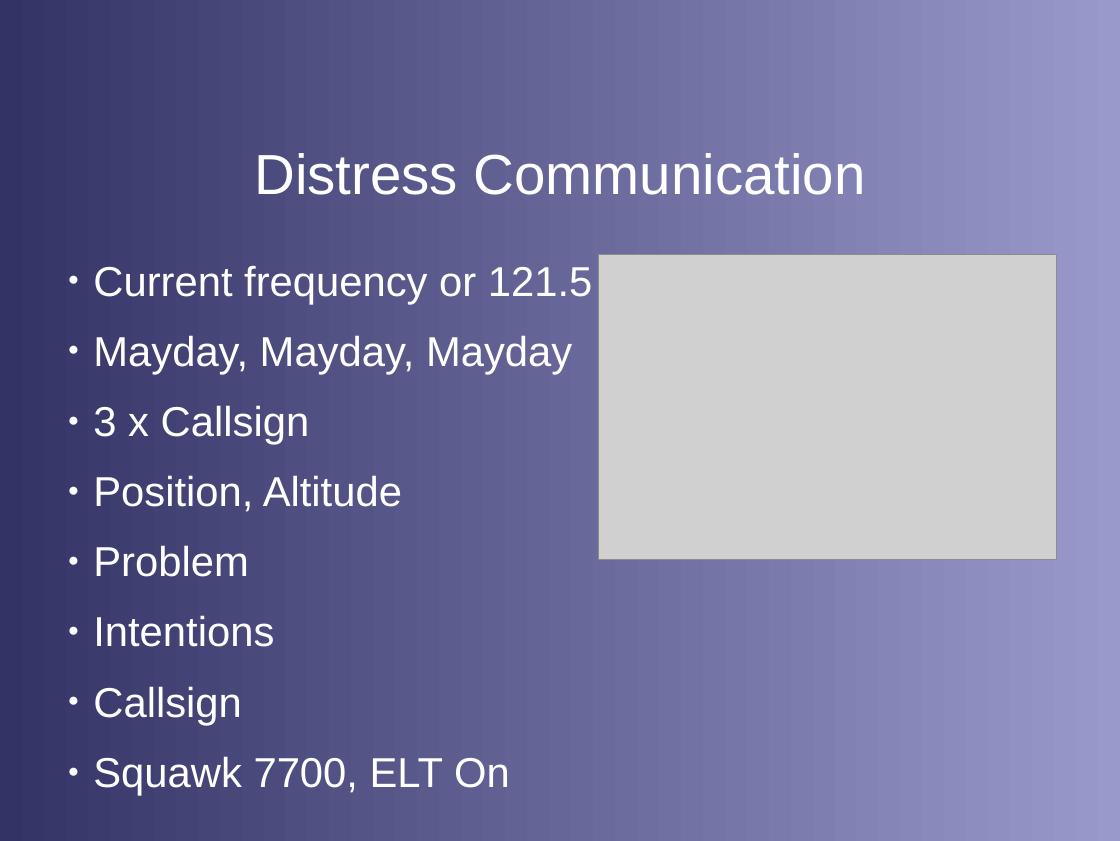
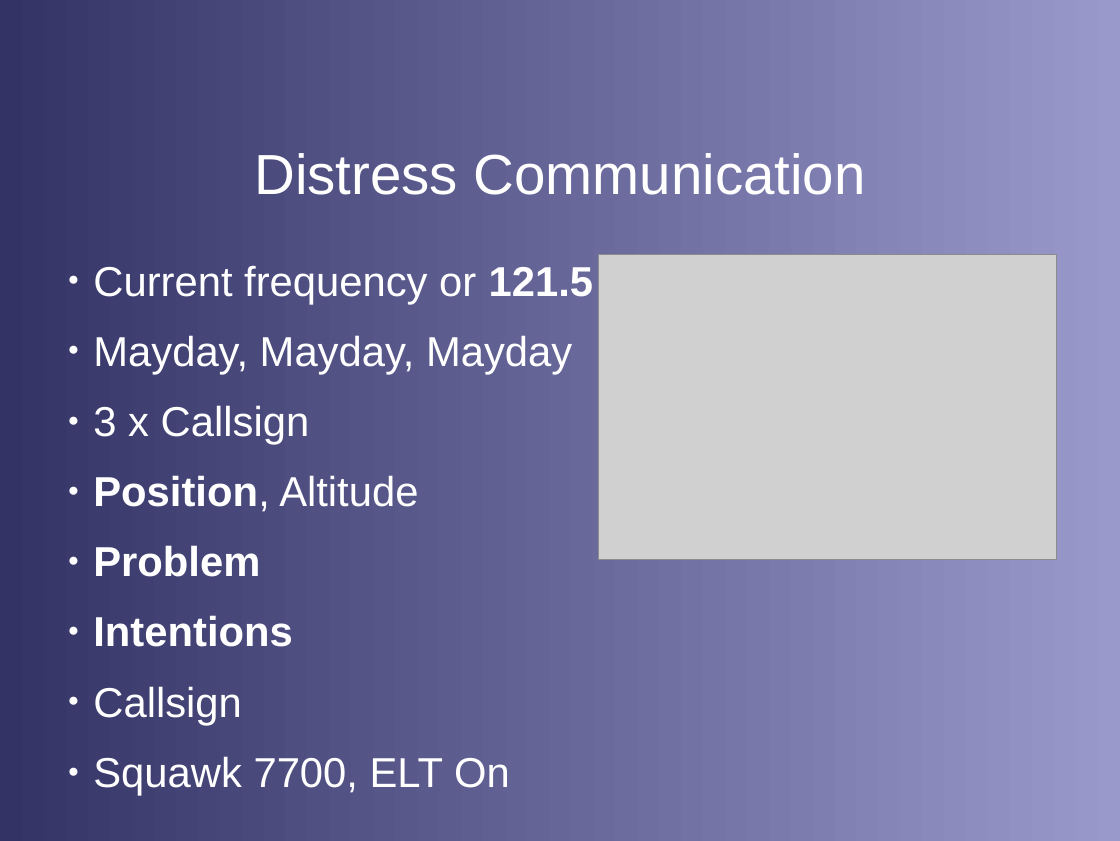
Before and after one commit to stephanheinemann/flight, a slide deck: slide 12 of FI/ForcedLanding/ForcedLanding.odp. Drawn at 1120x841 pixels with LibreOffice and Linux fonts; fonts in the diff are those of the drawing; grey boxes stand for pictures; background and template pictures are left out. Boxes give left, top, right and bottom in pixels: in the first picture for what was removed or moved away, otherwise in the second. Text is boxed around its words. In the diff, an @@ line names an element or a change of style, - is before the commit and + after.

```diff
--- a/FI/ForcedLanding/ForcedLanding.odp
+++ b/FI/ForcedLanding/ForcedLanding.odp
@@ text at [93,266,594,647]: bold on in "121.5", "Position,", "Problem", "Intentions" @@
```
Also in this commit, not shown: 1 other slide changed.
